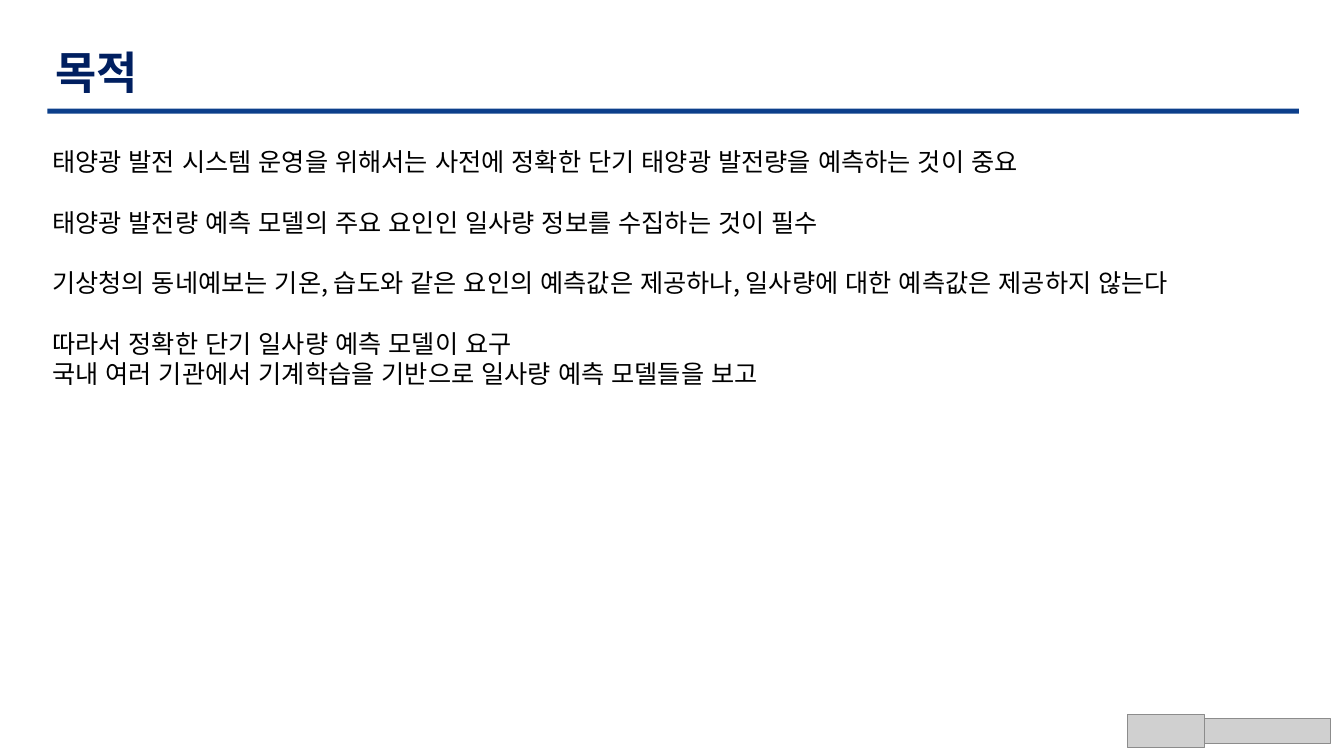
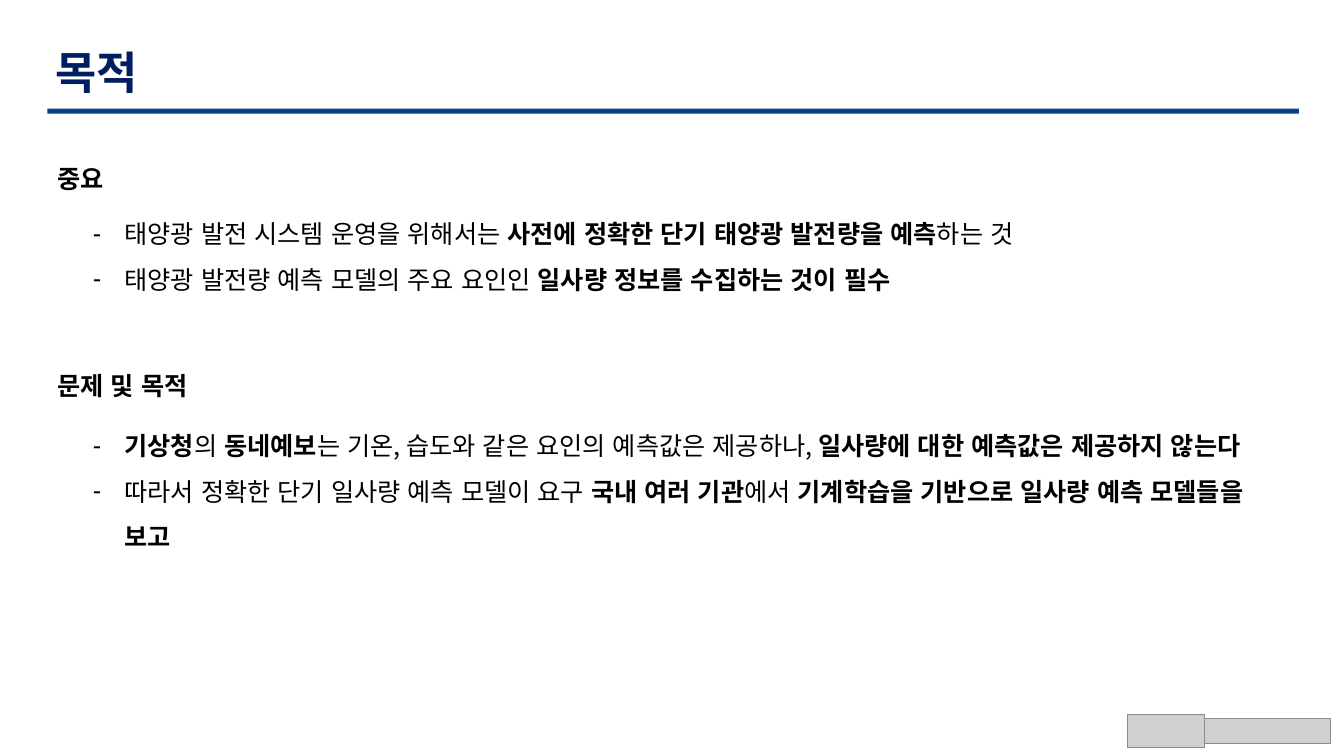
Before and after one commit to TaegyuHan/Solar_radiation_prediction_model, a slide deck: slide 7 of KICS_PT/[KICS] 동향 poster.pptx. Drawn at 1344x756 pixels with LibreOffice and Linux fonts; fonts in the diff are those of the drawing; grey boxes stand for pictures. Boxes give left, top, right and bottom in pixels: in the first picture for what was removed or moved away, otherwise in the second. Text is boxed around its words. In the diff, an @@ line names an element or a change of style, - is before the commit and + after.

```diff
--- a/KICS_PT/[KICS] 동향 poster.pptx
+++ b/KICS_PT/[KICS] 동향 poster.pptx
@@ text added at box(57, 168, 103, 191), 18 pt, text #000000, bold @@
+중요
@@ text "태양광 발전 시스템 운영을 위해서는 ...": place and size @@
-text "태양광 발전 시스템 운영을 위해서는 ..." at box(52, 150, 1168, 385)
+text "태양광 발전 시스템 운영을 위해서는 ..." at box(124, 221, 1013, 292)
@@ text at box(124, 221, 1013, 246): text changed @@
-태양광 발전 시스템 운영을 위해서는 사전에 정확한 단기 태양광 발전량을 예측하는 것이 중요
+– 태양광 발전 시스템 운영을 위해서는 사전에 정확한 단기 태양광 발전량을 예측하는 것
@@ text at box(124, 268, 890, 292): bold on in "일사량 정보를 수집하는 것이 필수"; bullet none to -; line spacing 1 to 1.5 @@
@@ text at box(52, 271, 1168, 385): paragraphs removed @@
-기상청의 동네예보는 기온, 습도와 같은 요인의 예측값은 제공하나, 일사량에 대한 예측값은 제공하지 않는다
-따라서 정확한 단기 일사량 예측 모델이 요구
-국내 여러 기관에서 기계학습을 기반으로 일사량 예측 모델들을 보고
@@ text added at box(57, 374, 187, 398), 18 pt, text #000000, bold @@
+문제 및 목적
@@ text added at box(124, 433, 1244, 546), 18 pt, text #000000, bold @@
+– 기상청의 동네예보는 기온, 습도와 같은 요인의 예측값은 제공하나, 일사량에 대한 예측값은 제공하지 않는다
+– 따라서 정확한 단기 일사량 예측 모델이 요구 국내 여러 기관에서 기계학습을 기반으로 일사량 예측 모델들을 보고
```
Also in this commit, not shown: 2 other slides changed, 6 slides added, 7 slides removed, 4 other files.
